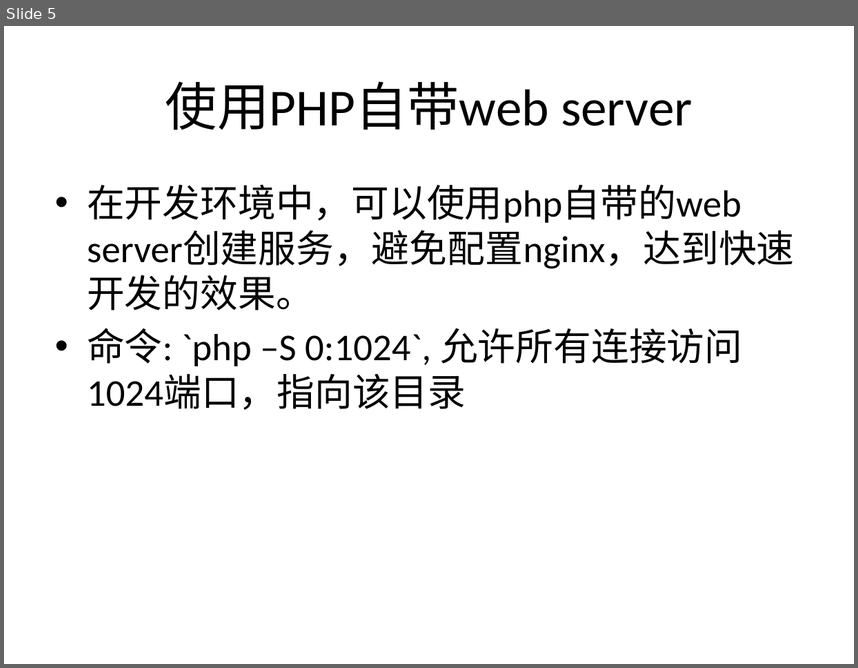
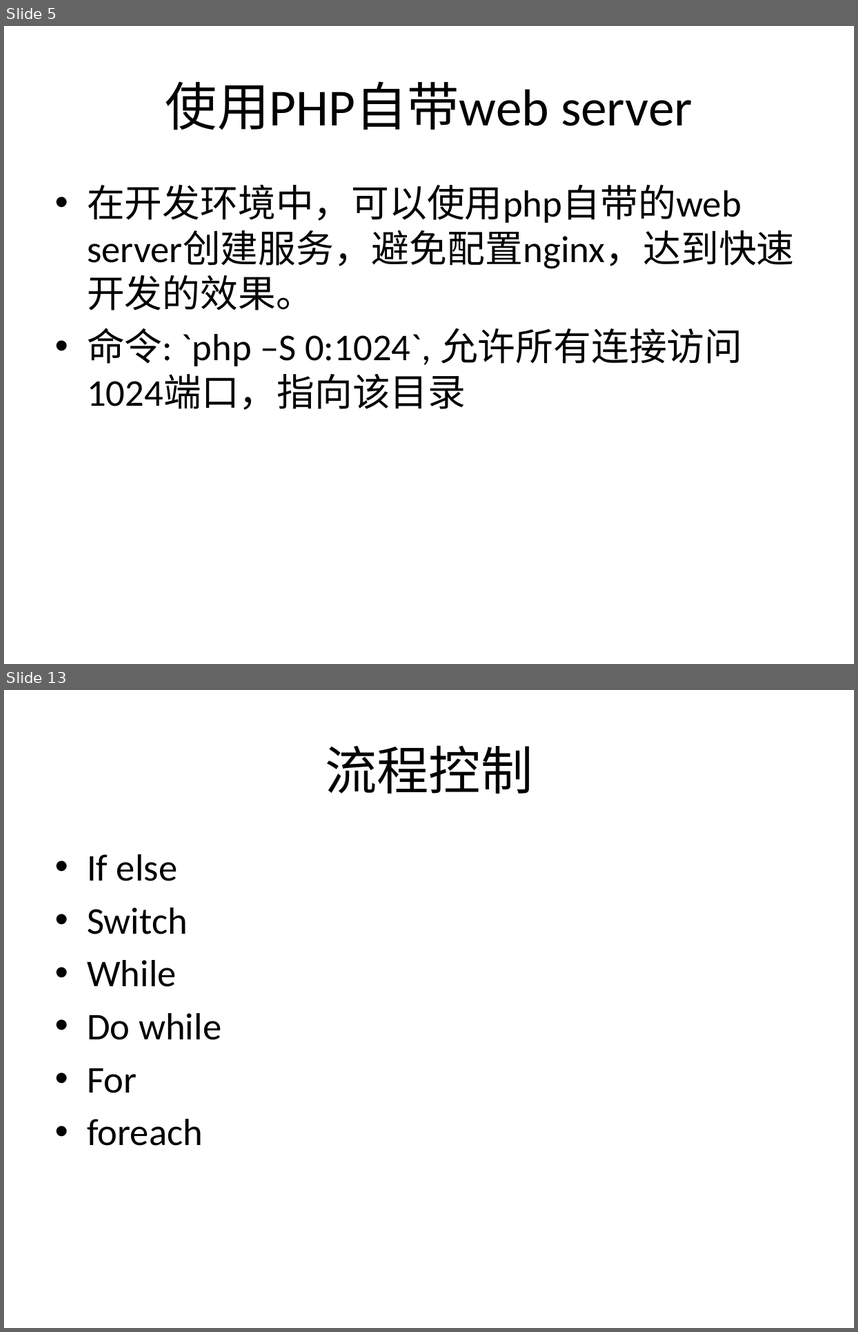
Before and after one commit to zhan3333/php-example, a slide deck: doc/ppt/lnmp.pptx. Shown one above the other, each under a label of ours: slide 5 before the commit, slides 5 and 13 after it; the slides between them are not shown. The pictures are 858x668 and 858x1332 pixels, drawn with LibreOffice and Linux fonts; fonts in the diff are those of the drawing. Boxes give left, top, right and bottom in pixels: in the first picture for what was removed or moved away, otherwise in the second. Text is boxed around its words. In the diff, an @@ line names an element or a change of style, - is before the commit and + after.

```diff
--- a/doc/ppt/lnmp.pptx
+++ b/doc/ppt/lnmp.pptx
@@ slide 13 added at (x1=4, y1=690, x2=854, y2=1328), background #FFFFFF @@
@@ title added at (x1=325, y1=745, x2=533, y2=793), 44 pt, text #000000 @@
+流程控制
@@ text added at (x1=87, y1=854, x2=221, y2=1145), 32 pt, text #000000 @@
+• If else
+• Switch
+• While
+• Do while
+• For
+• foreach
```
Also in this commit, not shown: 3 slides changed, 7 other slides added, 19 other files.
